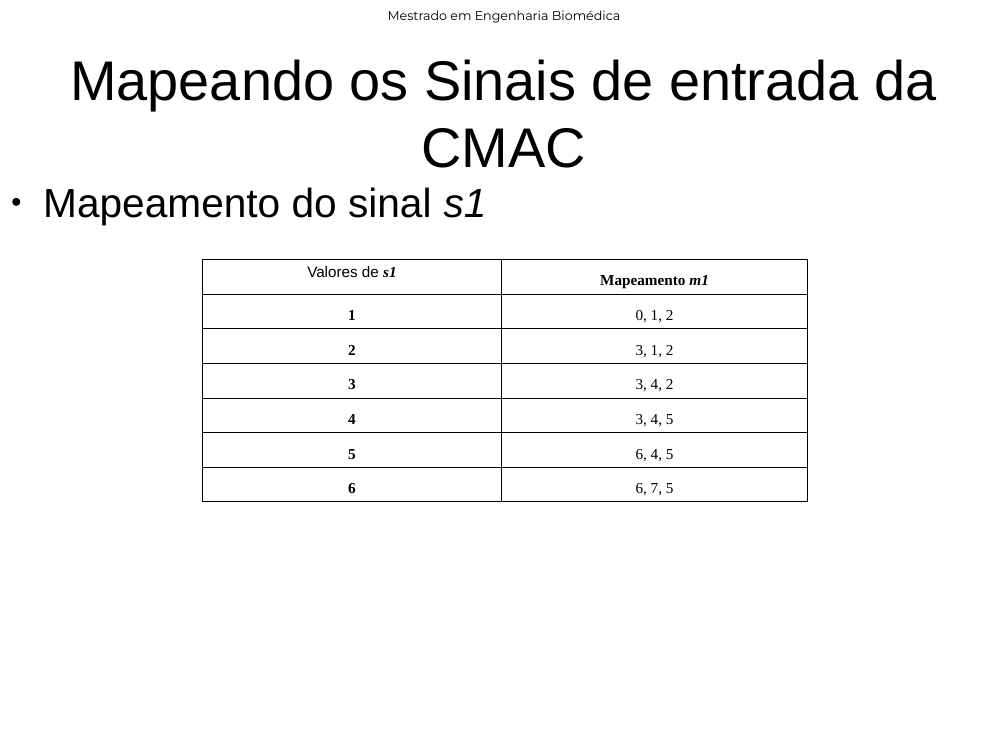
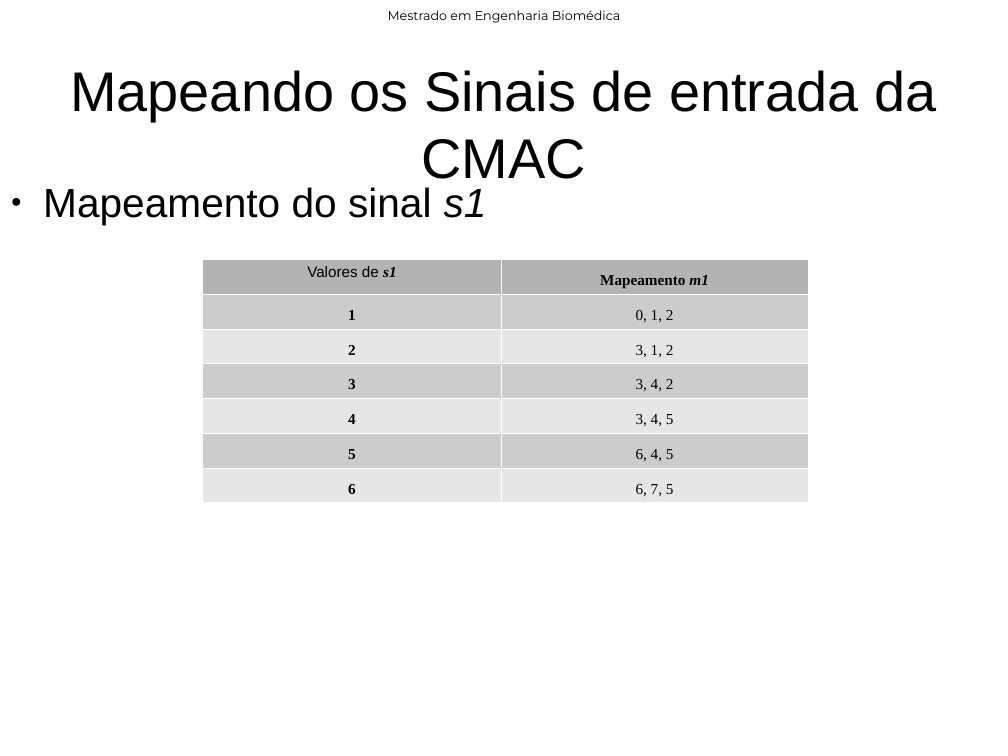
Before and after one commit to rob-nn/dissertation, a slide deck: slide 33 of qualify/qualify.odp (slide 31 before the commit). Drawn at 1008x756 pixels with LibreOffice and Linux fonts; fonts in the diff are those of the drawing; background and template pictures are left out. Boxes give left, top, right and bottom in pixels: in the first picture for what was removed or moved away, otherwise in the second. Text is boxed around its words. In the diff, an @@ line names an element or a change of style, - is before the commit and + after.

```diff
--- a/qualify/qualify.odp
+++ b/qualify/qualify.odp
@@ title "Mapeando os Sinais de entrada ..." rewrapped from (70, 59, 936, 168) to (70, 70, 936, 188) @@
@@ table at (202, 259, 808, 500) @@
@@ fill none to #B3B3B3 in row 1 @@
@@ fill none to #CCCCCC in 6 cells @@
@@ fill none to #E6E6E6 in 6 cells @@
@@ borders changed @@
```
Also in this commit, not shown: 18 other slides changed, 6 slides added, 18 other files.
